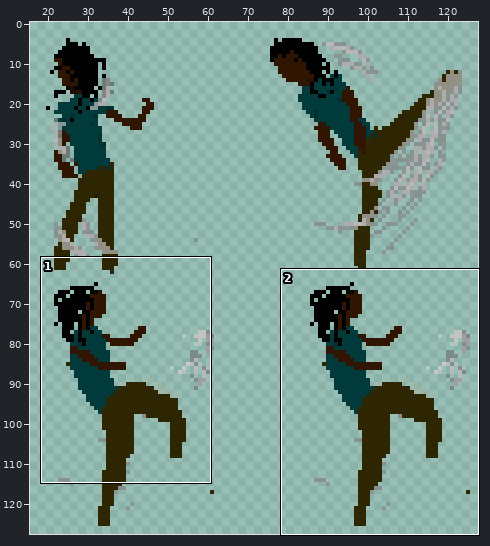
Sprite sheet -- gdx-game-android/assets/hero-attack2-spritesheet.png. Above, an overview of the earlier version with the close-up marked.
Close-up. Earlier state:
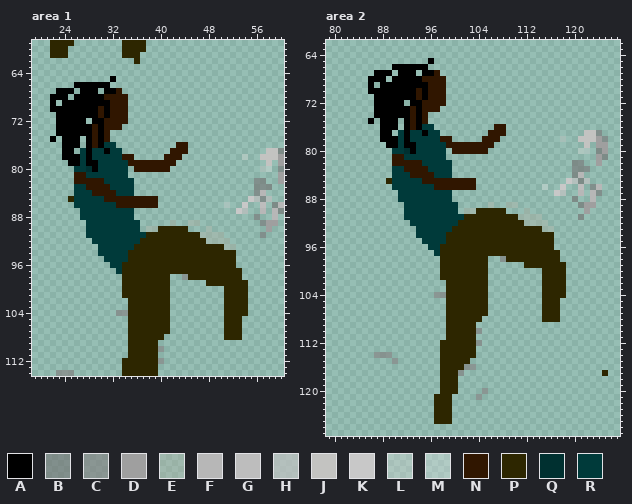
The file is 128x128 pixels. Pixels under 10% opacity are left out. Colours within 5 levels of each other are drawn and written as one. Shown: area 1: x 19..60, y 59..114; area 2: x 79..127, y 62..127. The wide view leaves out empty margins.
Palette (. is transparent): A #000000  B #757575a3  C #858585b4  D #9f9f9f  E #b3b1a35c  F #b7b7b7  G #bdbdbd  H #c1c1c1b4  J #c3c3c1  K #c8c8c8  L #d8d7d35c  M #e1e1e15c  N #301600  P #2d2600  Q #003030  R #003a3a
Pixels before, area 1, first column x 22:
 59 PPPP........PPPP.......................
 60 PPP.........PPPP.......................
 61 PPP.........PPP........................
 62 ..............P........................
 63 .......................................
 64 .......................................
 65 ..........A............................
 66 ....AAAAAA.............................
 67 .AAA.AAA.AAN...........................
 68 AAA.AAAAANNNN..........................
 69 A.AAAAAAAANNN..........................
 70 AAAAAAAANANNN..........................
 71 .AAAAAAANANNN..........................
 72 .AAAAA.AANNNN..........................
 73 .AAAAAANANNN...........................
 74 .AAAAAANAN.............................
 75 A.AAA.ANAN.............................
 76 ..AAA.ANARR..........NN................
 77 ..AA.RARRARR........NNN.............JJB
 78 ..AAARARRRRRNN.....NNN..........L..JJJD
 79 ...AARAARRRRRNNNNNNNN...............J.D
 80 ....RRQARRRRR.NNNNNN...............LM.B
 81 ....NNRRRRRRR.........................D
 82 ....NNNNNRRRRR....................BB..D
 83 ....RRNNNNRRRR....................BBB..
 84 ....RRRNNNNRRR....................BF...
 85 ...PRRRRRNNNNNNNNN...............KHBH..
 86 ....RRRRRRRNNNNNNN...........M..K..G.BF
 87 .....RRRRRRRRR.................KH..F.FB
 88 .....RRRRRRRRR....................B..F.
 89 ......RRRRRRRRR.....E..EE..........BDD.
 90 ......RRRRRRRRR.EEPPPPP...E.........D..
 91 ......RRRRRRRRRRPPPPPPPPPEEEE......B...
 92 .......RRRRRRRRPPPPPPPPPPPEEEE.........
 93 ........RRRRRRPPPPPPPPPPPPPPPEE........
 94 ........RRRRRPPPPPPPPPPPPPPPPPP........
 95 .........RRRRPPPPPPPPPPPPPPPPPP........
 96 ..........RRPPPPPPPPPPPPPPPPPPP........
 97 ...........RPPPPPPPPPPPPPPPPPPPP.......
 98 ............PPPPPPPP..CPPPPPPPPP.......
 99 ............PPPPPPPP......PPPPPPP......
100 ............PPPPPPPP.........PPPP......
101 ............PPPPPPPP.........PPPP......
102 .............PPPPPPP.........PPPP......
103 .............PPPPPPP.........PPPP......
104 ...........CCPPPPPPP.........PPPP......
105 .............PPPPPPP.........PPP.......
106 .............PPPPPPP.........PPP.......
107 .............PPPPPPP.........PPP.......
108 .............PPPPPP..........PPP.......
109 .............PPPPP.....................
110 .............PPPPPC....................
111 .............PPPPP.....................
112 ............PPPPPPC....................
113 ............PPPPPP.....................
114 .CCC........PPPPPP.....................
Pixels before, area 2 (only the part around the change), first column x 79:
 62 .................................................
 63 .................................................
 64 .................................................
 65 .................A...............................
 66 ...........AAAAAA................................
 67 ........AAA.AAA.AAN..............................
 68 .......AAA.AAAAANNNN.............................
 69 .......A.AAAAAAAANNN.............................
 70 .......AAAAAAAANANNN.............................
 71 ........AAAAAAANANNN.............................
 72 ........AAAAA.AANNNN.............................
 73 ........AAAAAANANNN..............................
 74 ........AAAAAANAN................................
 75 .......A.AAA.ANAN................................
 76 .........AAA.ANARR..........NN...................
 77 .........AA.RARRARR........NNN.............JJB...
 78 .........AAARARRRRRNN.....NNN..........L..JJJDB..
 79 ..........AARAARRRRRNNNNNNNN...............J.DD..
 80 ...........RRQARRRRR.NNNNNN...............LM.BD..
 81 ...........NNRRRRRRR.........................DB..
 82 ...........NNNNNRRRRR....................BB..D...
 83 ...........RRNNNNRRRR....................BBB.....
 84 ...........RRRNNNNRRR....................BF......
 85 ..........PRRRRRNNNNNNNNN...............KHBH.....
 86 ...........RRRRRRRNNNNNNN...........M..K..G.BF...
 87 ............RRRRRRRRR.................KH..F.FB...
 88 ............RRRRRRRRR....................B..F....
 89 .............RRRRRRRRR.....E..EE..........BDD....
 90 .............RRRRRRRRR.EEPPPPP...E.........D.....
 91 .............RRRRRRRRRRPPPPPPPPPEEEE......B......
 92 ..............RRRRRRRRPPPPPPPPPPPEEEE............
 93 ...............RRRRRRPPPPPPPPPPPPPPPEE...........
 94 ...............RRRRRPPPPPPPPPPPPPPPPPP...........
 95 ................RRRRPPPPPPPPPPPPPPPPPP...........
 96 .................RRPPPPPPPPPPPPPPPPPPP...........
 97 ..................RPPPPPPPPPPPPPPPPPPPP..........
 98 ...................PPPPPPPP..CPPPPPPPPP..........
 99 ...................PPPPPPPP......PPPPPPP.........
100 ...................PPPPPPPP.........PPPP.........
101 ...................PPPPPPPP.........PPPP.........
102 ....................PPPPPPP.........PPPP.........
103 ....................PPPPPPP.........PPPP.........
104 ..................CCPPPPPPP.........PPPP.........
105 ....................PPPPPPP.........PPP..........
106 ....................PPPPPPP.........PPP..........
107 ....................PPPPPPP.........PPP..........
108 ....................PPPPPP..........PPP..........
109 ....................PPPPP........................
110 ....................PPPPPC.......................
111 ....................PPPPP........................
112 ...................PPPPPPC.......................
113 ...................PPPPPP........................
114 ........CCC........PPPPPP........................
115 ...........C.......PPPPP.........................
116 ...................PPPPCC........................
117 ...................PPPC.......................P..
118 ...................PPP...........................
119 ...................PPP...........................
120 ...................PPP....C......................
121 ..................PPP....C.......................
122 ..................PPP............................
123 ..................PPP............................
124 ..................PPP............................
125 ..................PPP............................
126 .................................................
127 .................................................
Now the later version:
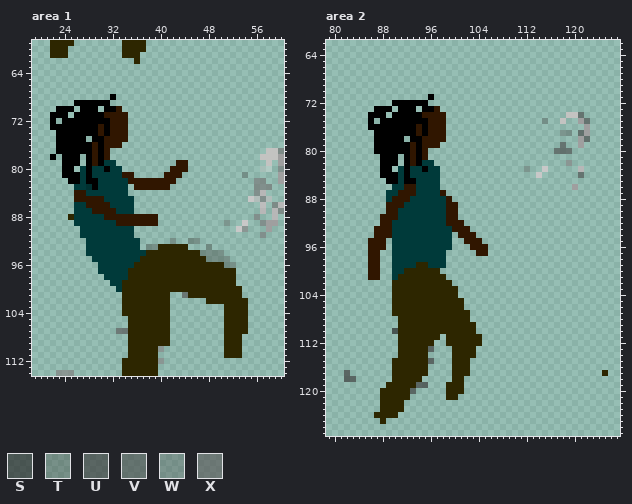
Colours new in this view: S #2d2d2db4  T #403f3a5c  U #414141b4  V #4a4a4aa3  W #4d4d4c5c  X #5d5d5db4
Changes in this commit:
Changed rows in their new state; - is an unchanged pixel.
Area 1:
first column x 22:
 65 ----------.----------------------
 66 ----......-----------------------
 67 -...-...-...---------------------
 68 ...-......A..--------------------
 69 .-..------...--------------------
 70 .---.---.-A-.--------------------
 71 A--.----AN-----------------------
 72 A.----A--A-----------------------
 73 A------ANA--N--------------------
 74 -------ANANNN--------------------
 75 .A---A.A--NNN--------------------
 76 -A---A---NNN---------..----------
 77 -A--AA-NAN..--------...----------
 78 A----.-NAN....-----...----------.
 79 --A--.-NA--..........NN----------
 80 --AA.-AR-A--.-......NNN----------
 81 --AAARA-----NN-----NNN----------W
 82 ---AARAAR----NNNNNNNN------------
 83 ------QARR---.NNNNNN-------------
 84 ----NN-RRRR--.-------------------
 85 ---.NNNNNRRRRR....---------------
 86 ------NNNN-RRR....-----------.--.
 87 ----R--NNNN--------------------..
 88 ---PR----NNNNNNNNN---------------
 89 ----RR-----NNNNNNN--.--..----W--K
 90 -----R--------.-.......---.----KC
 91 -----R--------...............----
 92 ------R--------.....T..TT.....---
 93 ------RR------R.TT-----...T....--
 94 ------RR-----RRR---------TTTT..--
 95 -------RR----RR-----------TTTT.--
 96 --------RR--RR---------------TT--
 97 --------RRR-R------------------.-
 98 ---------RRRR-------PPP--------.-
 99 ----------RR--------PPPPPP-----..
100 -----------R--------PPPPPPPPP---.
101 ----------------------XPPPPPP---.
102 ------------P-------------PPP----
103 ------------P--------------------
104 -----------.P--------------------
105 --------------------------------P
106 --------------------------------P
107 -----------XX-------------------P
108 -------------------P-------------
109 ------------------PP---------PPP-
110 -----------------------------PPP-
111 -----------------------------PPP-
Area 2:
first column x 82:
 65 --------------.-----------------------------
 66 --------......------------------------------
 67 -----...-...-...----------------------------
 68 ----...-.........---------------------------
 69 ----.-...........---------------------------
 70 ----.............---------------------------
 71 -----.........A..---------------------------
 72 -----...--A--A...---------------------------
 73 --------.--A.AA-----------------------------
 74 ----A--.---A--NNN--------------------JJV----
 75 ---------A-A-ANNN----------------W--J--DV---
 76 ----AA---A-ANANNN--------..-------------D---
 77 -----A--AA-AN-NNN-------...---------WW-VD..-
 78 -----A---A.AANNN-.-----...----------.--DV...
 79 -----AA--A-NANNN.........-----------V--D.-..
 80 -----AAAAAANAN...-......-----------VVV-..-..
 81 ------AAA.ANAN...-------------------------..
 82 ------AAA.A-A--...-------------------C..--.-
 83 ------AA.-ARRA--..------------W--K----.F.---
 84 ------AAA-ARRRR-..--------------K-----.V----
 85 -------AA-AA-RRR......---------------....---
 86 ----------NN---R......-----------.--.-D.-..-
 87 -------RRNNN----N.-----------------..--.-..-
 88 -------RNNN------N--------------------.--.--
 89 -------NNN-------NN-----.--..----------...--
 90 -------NNR-------NN-.......---.---------.---
 91 ------NNNR-------NN..............------.----
 92 ------NNRRR------NNN..............----------
 93 -----NNNRRRR------NNN..............---------
 94 -----NNNRRRR-----R.NNN.............---------
 95 ----NNN-RRRRR----R..NNN............---------
 96 ----NNN-RRRRRR--RR...NNN...........---------
 97 ----NN--RRRRRRR-R.....NN............--------
 98 ----NN--RRRRRRRRR.......--..........--------
 99 ----NN--RRRRPPRRR.......------.......-------
100 ----NN--RRPPPPPP........---------....-------
101 ----NN--RPPPPPPP-.......---------....-------
102 --------PPPPPPPPP-......---------....-------
103 --------PPPPPPPPP--.....---------....-------
104 --------PPPPPPPPP--.....---------....-------
105 --------PPPPPPPPP---....---------...--------
106 --------PPPPPPPPP---....---------...--------
107 --------PPPPPPPPP----...---------...--------
108 ---------PPPPPPPP----..----------...--------
109 ---------PPPPPPPP---------------------------
110 --------SPPPPPPPP-----.---------------------
111 ---------PPPPPPP------P---------------------
112 ---------PPPPPP-.-----P---------------------
113 ---------PPPPPU-..--------------------------
114 -----...-PPPPP--..--------------------------
115 --------PPPPPPU-..--------------------------
116 --------PPPPPP--..--P.----------------------
117 U-------PPPPPP--..-PP-----------------------
118 UU------PPPPP---..-P------------------------
119 -------PPPPPUU--.--P------------------------
120 ------PPPPPU----.--P---.--------------------
121 ------PPPPP----..-P---.---------------------
122 ------PPPP-----...--------------------------
123 ------PPPP-----...--------------------------
124 -----PPPP------...--------------------------
125 ------P--------...--------------------------
Changed places in both close-ups, as pixel boxes (x1, y1, x2, y2):
changed: (50, 76, 248, 358)
changed: (344, 58, 608, 424)
